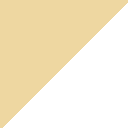
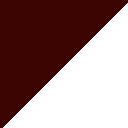
The second 128 x 128 image is a revision of the first. Changes to its layers:
hid "Paint Layer 7" over [0, 0, 128, 128]
